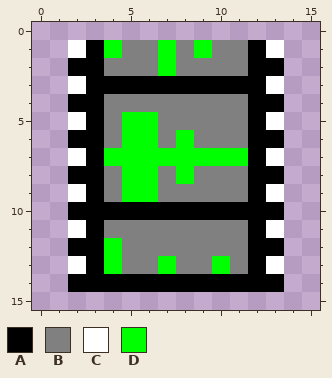
Pixel-art sprite -- MPP.iconset/icon_16x16.png. The picture above is the old version.
The file is 16x16 pixels.
Palette (. is transparent): A #000000  B #808080  C #ffffff  D #00ff00
Pixels before, first column x 2:
 1 CADBBDBDBBAC
 2 AABBBDBBBBAA
 3 CAAAAAAAAAAC
 4 AABBBBBBBBAA
 5 CABDDBBBBBAC
 6 AABDDBDBBBAA
 7 CADDDDDDDDAC
 8 AABDDBDBBBAA
 9 CABDDBBBBBAC
10 AAAAAAAAAAAA
11 CABBBBBBBBAC
12 AADBBBBBBBAA
13 CADBBDBBDBAC
14 AAAAAAAAAAAA
Now the later version:
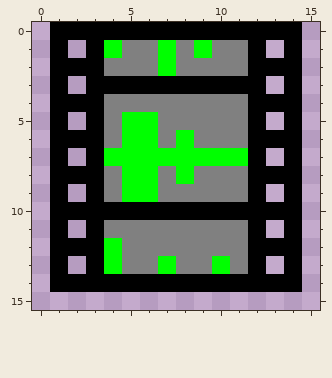
Changes in this commit:
Changed rows in their new state; - is an unchanged pixel.
first column x 1:
 0 AAAAAAAAAAAAAA
 1 A.----------.A
 2 A------------A
 3 A.----------.A
 4 A------------A
 5 A.----------.A
 6 A------------A
 7 A.----------.A
 8 A------------A
 9 A.----------.A
10 A------------A
11 A.----------.A
12 A------------A
13 A.----------.A
14 A------------A
Changed places in both pictures, as pixel boxes (x1, y1, x2, y2):
changed: (50, 22, 302, 292)
